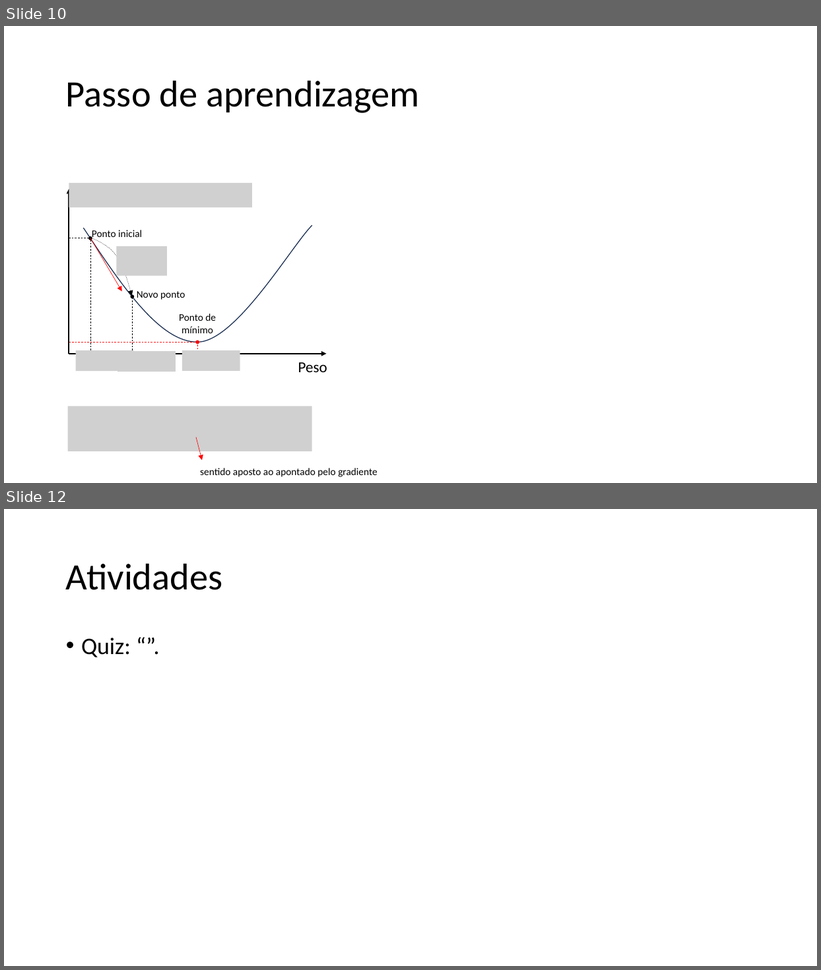
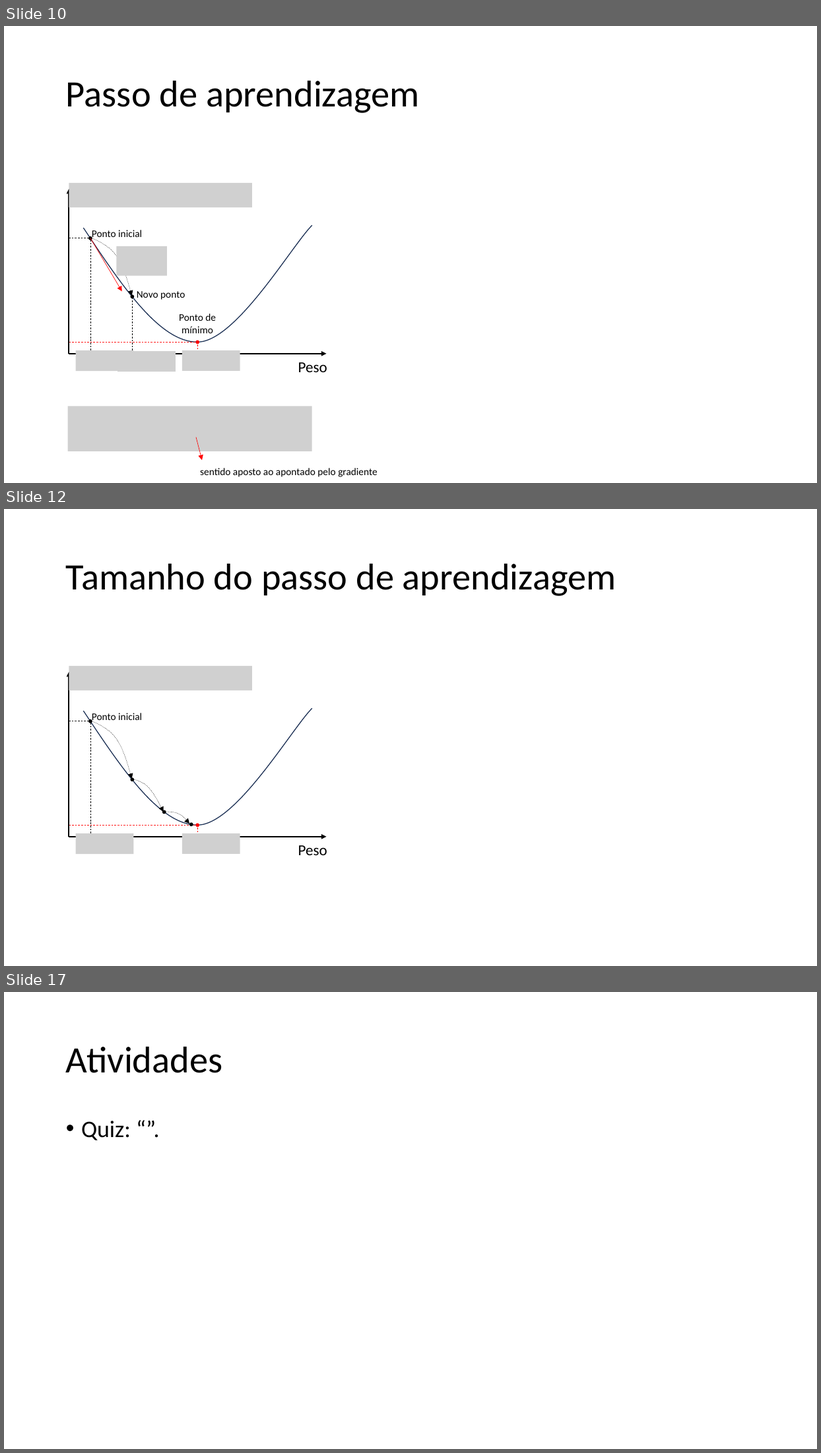
Before and after one commit to zz4fap/tp557-iot-ml, a slide deck: slides/TP557_6_Minimizando_o_erro.pptx. Shown one above the other, each under a label of ours: slides 10 and 12 before the commit, slides 10, 12 and 17 after it; the slides between them are not shown. The pictures are 821x970 and 821x1453 pixels, drawn with LibreOffice and Linux fonts; fonts in the diff are those of the drawing; grey boxes stand for pictures. Boxes give left, top, right and bottom in pixels: in the first picture for what was removed or moved away, otherwise in the second. Text is boxed around its words. In the diff, an @@ line names an element or a change of style, - is before the commit and + after.

```diff
--- a/slides/TP557_6_Minimizando_o_erro.pptx
+++ b/slides/TP557_6_Minimizando_o_erro.pptx
@@ slide 12 added at box(4, 509, 817, 966), background #FFFFFF @@
@@ title added at box(66, 563, 616, 596), 44 pt, text #000000 @@
+Tamanho do passo de aprendizagem
@@ group added at box(69, 666, 327, 855): 5 ellipses, 4 freeform shapes, 4 lines, 3 pictures, 2 arrows, 2 texts @@
+Peso
+Ponto inicial
@@ what was slide 12 is now slide 17 @@
```
Also in this commit, not shown: 1 slide changed, 4 other slides added.
